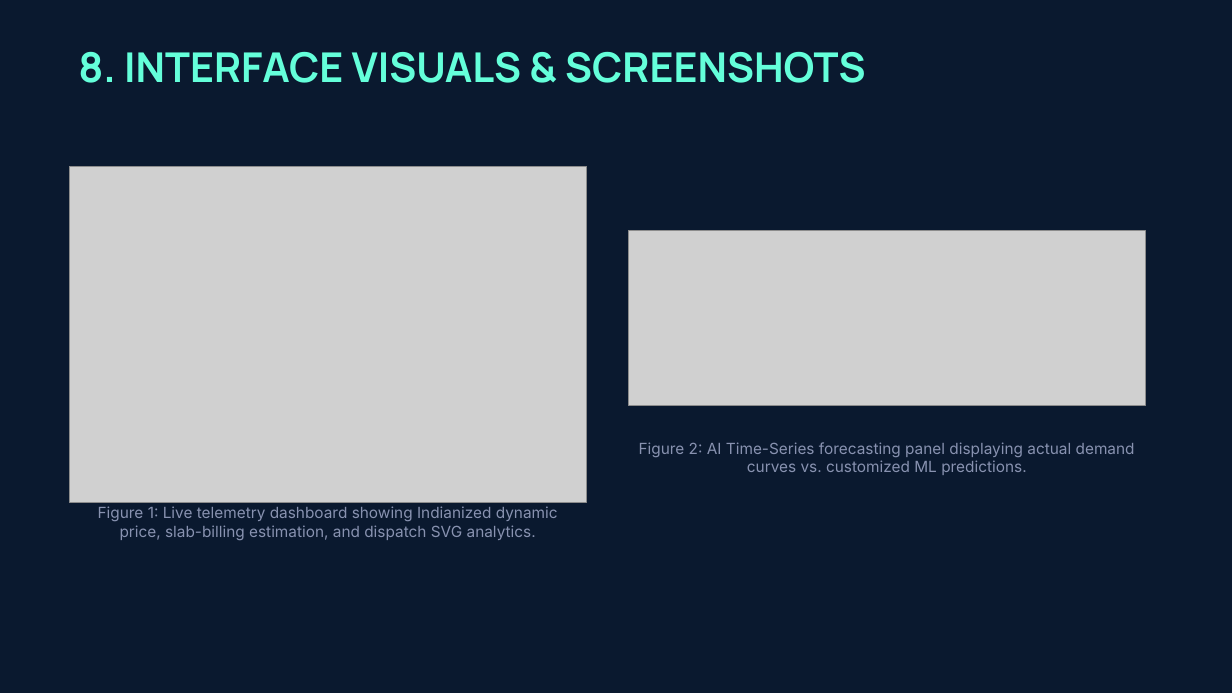
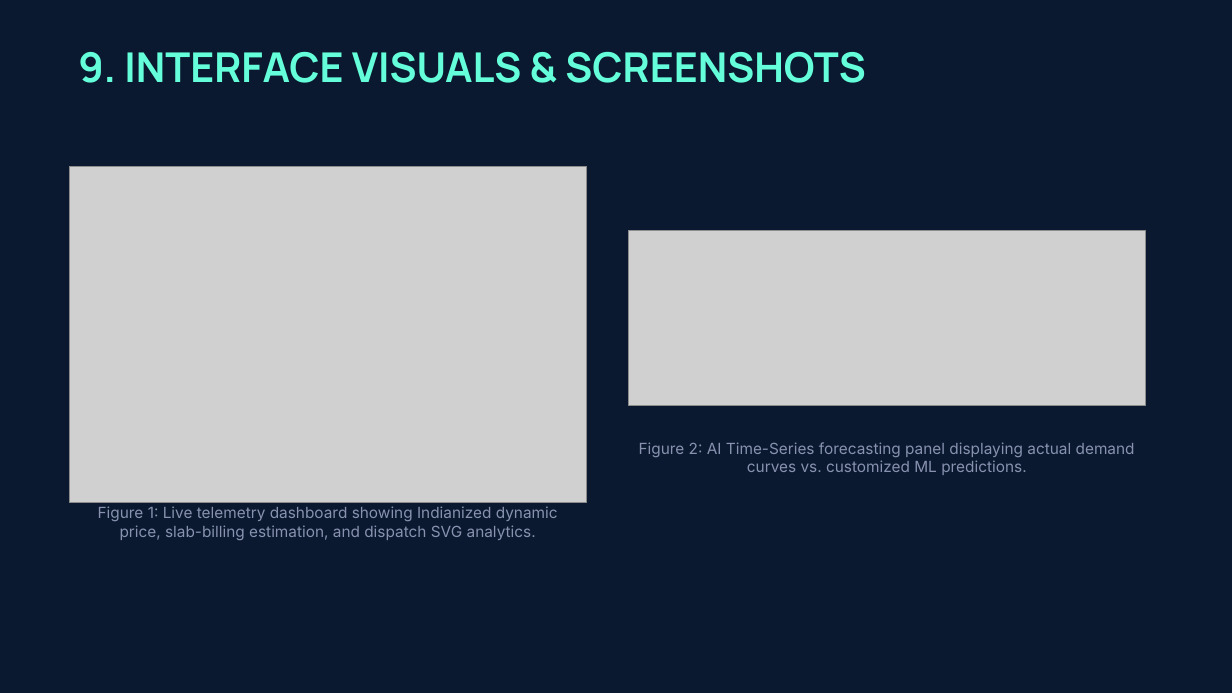
Before and after one commit to shikhasrivastava0574-afk/Smart-Grid-Sync, a slide deck: slide 10 of smart_grid_sync_final_presentation.pptx (slide 9 before the commit). Drawn at 1232x693 pixels with LibreOffice and Linux fonts; fonts in the diff are those of the drawing; grey boxes stand for pictures. Boxes give left, top, right and bottom in pixels: in the first picture for what was removed or moved away, otherwise in the second. Text is boxed around its words. In the diff, an @@ line names an element or a change of style, - is before the commit and + after.

```diff
--- a/smart_grid_sync_final_presentation.pptx
+++ b/smart_grid_sync_final_presentation.pptx
@@ text at [78, 52, 866, 83]: text changed @@
-8. INTERFACE VISUALS & SCREENSHOTS
+9. INTERFACE VISUALS & SCREENSHOTS
```
Also in this commit, not shown: 6 other slides changed, 1 slide added, 5 other files.
